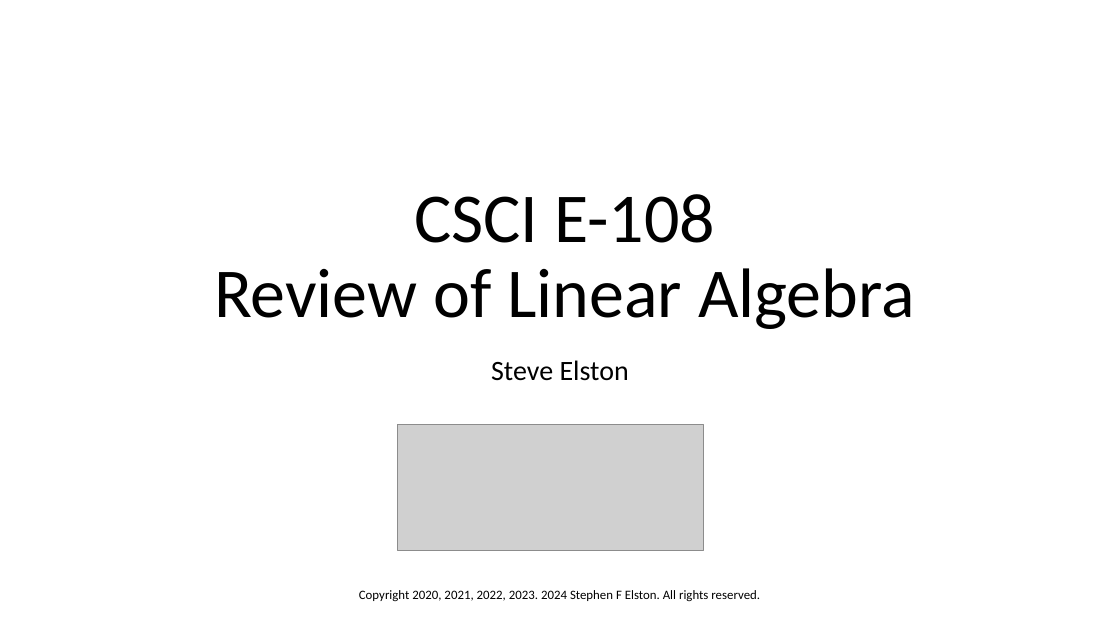
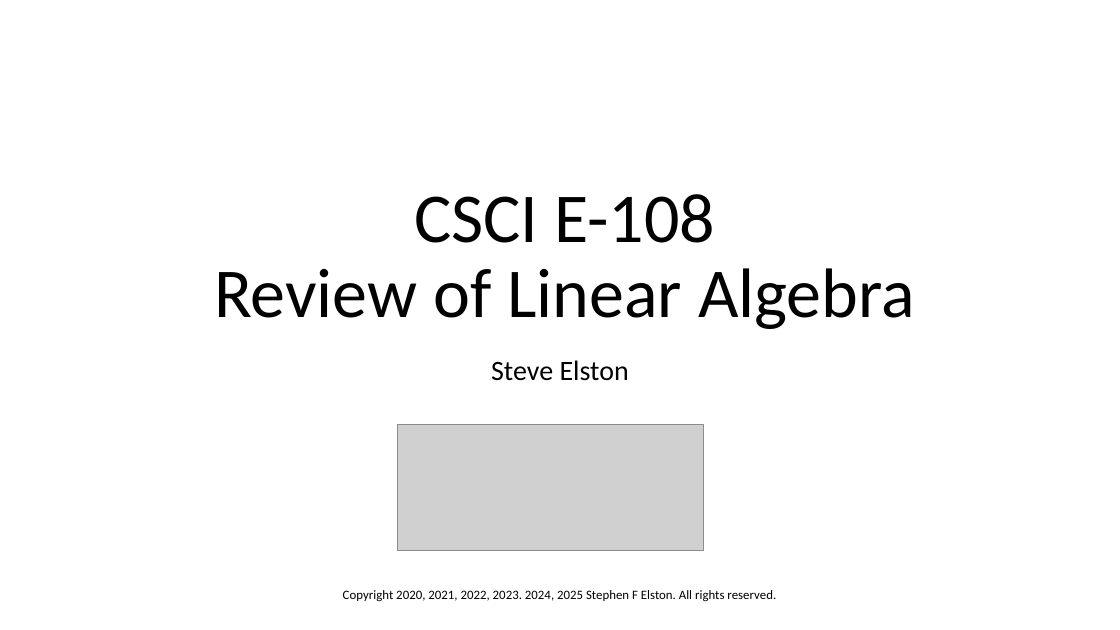
Before and after one commit to StephenElston/CSCI-E25, a slide deck: slide 1 of SuplementaryMaterial/ReviewOfLinearAlgebra.pptx. Drawn at 1120x630 pixels with LibreOffice and Linux fonts; fonts in the diff are those of the drawing; grey boxes stand for pictures. Boxes give left, top, right and bottom in pixels: in the first picture for what was removed or moved away, otherwise in the second. Text is boxed around its words. In the diff, an @@ line names an element or a change of style, - is before the commit and + after.

Commit message:
Small improvements to linear algebra review slides

```diff
--- a/SuplementaryMaterial/ReviewOfLinearAlgebra.pptx
+++ b/SuplementaryMaterial/ReviewOfLinearAlgebra.pptx
@@ text at [343,590,776,602]: text changed @@
-Copyright 2020, 2021, 2022, 2023. 2024 Stephen F Elston. All rights reserved.
+Copyright 2020, 2021, 2022, 2023. 2024, 2025 Stephen F Elston. All rights reserved.
```
